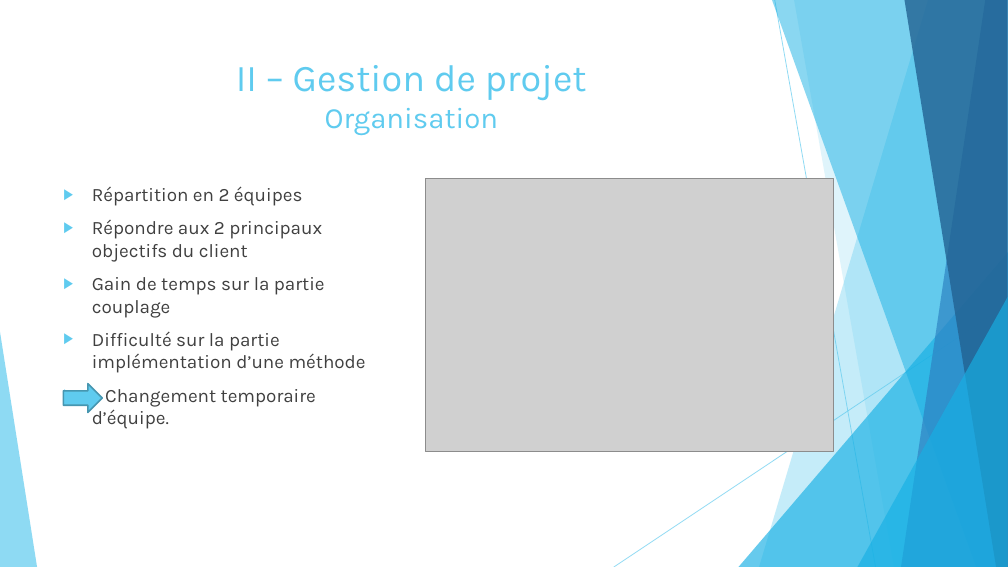
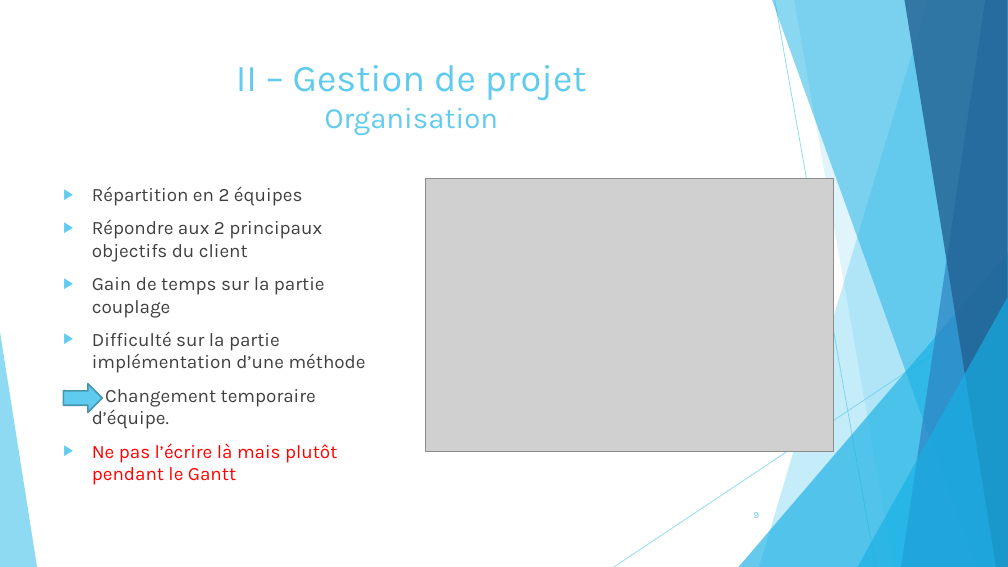
Before and after one commit to pierreXVI/PIE, a slide deck: slide 9 of oral_presentation/Oral_presentation_12_02_2019.pptx (slide 8 before the commit). Drawn at 1008x567 pixels with LibreOffice and Linux fonts; fonts in the diff are those of the drawing; grey boxes stand for pictures. Boxes give left, top, right and bottom in pixels: in the first picture for what was removed or moved away, otherwise in the second. Text is boxed around its words. In the diff, an @@ line names an element or a change of style, - is before the commit and + after.

```diff
--- a/oral_presentation/Oral_presentation_12_02_2019.pptx
+++ b/oral_presentation/Oral_presentation_12_02_2019.pptx
@@ text at bbox=[92, 443, 337, 485]: paragraph added @@
+▶ Ne pas l’écrire là mais plutôt pendant le Gantt
@@ page number added at bbox=[754, 512, 759, 518], 9 pt, text #5FCBEF @@
+9
```
Also in this commit, not shown: 20 other slides changed, 5 slides added, 1 slide removed.
